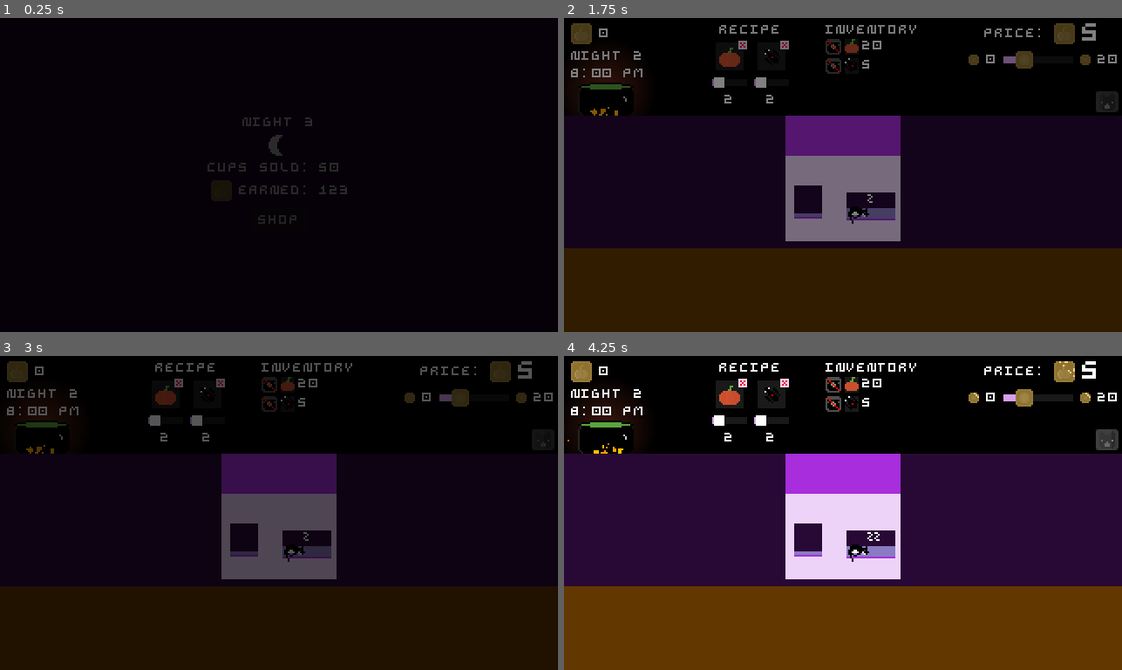
Above: before the commit, frames 1-4 (two rows, left to right).
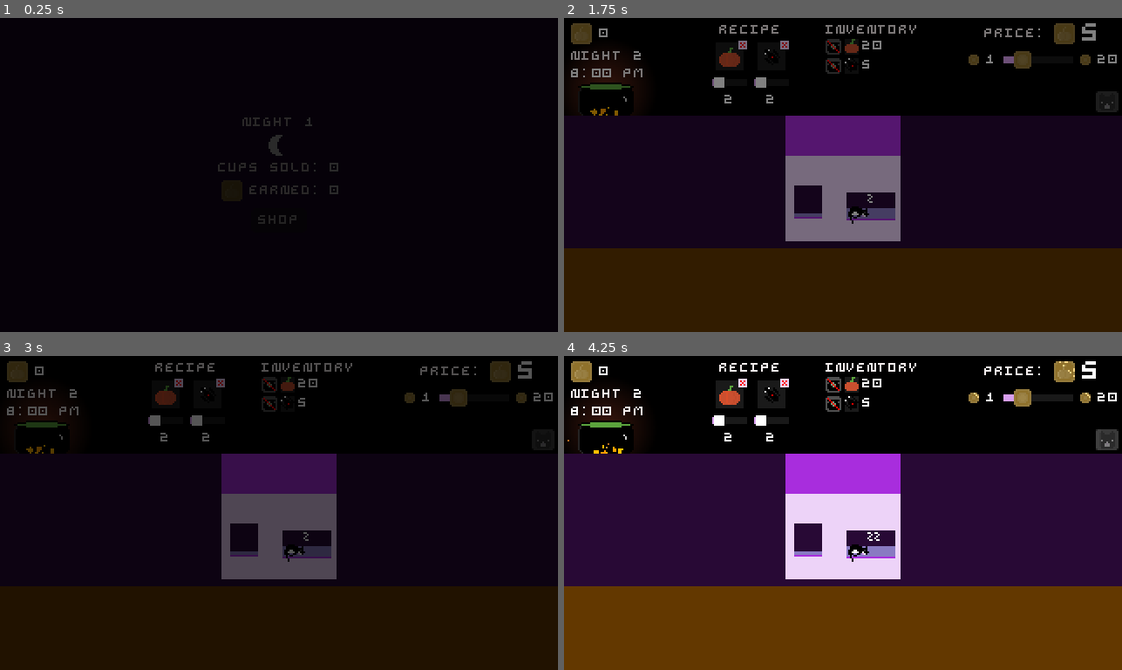
Above: after the commit, the same moments.

Repository: ehj37/Godot-Wild-Jam-92
Game: Godot game, scene res://scenes/night_transition_screen/night_transition_screen.tscn
Same seed, same stepped clock (60 frames per second), same inputs: the game is played once before the commit and once after it. This scene is started directly instead of the project's main scene. Sound files missing from this copy of the repository are replaced by a short silence.
Inputs (mouse positions are in pixels of both pictures, inside the frame that each line leads up to):
- Up to frame 1 (0.25 s): no input
- Up to frame 2 (1.75 s): click "SHOP" at 0.5 s; click "START NIGHT" at 1.25 s
- Up to frame 3 (3 s): move the mouse to (401, 497) at 2.02 s; click (401, 497) at 2.17 s; move the mouse to (167, 528) at 2.77 s; click (167, 528) at 2.92 s
- Up to frame 4 (4.25 s): move the mouse to (898, 443) at 3.52 s; click (898, 443) at 3.67 s

The runs differ from the first frame. In frame 1, 0.4% of the frame differs, in the area x 37-63%, y 31-57%; in frame 2, less than 0.1%; in frame 3, less than 0.1%; in frame 4, less than 0.1%.
Error in both runs: Assertion failed: Attempting to cancel song that's not playing (res://scripts/music_manager.gd:32)

Commit message:
Set up stats manager, fix cat coin fetching, don't update cat manager times when paused, set min price of 1

Diff:
--- a/project.godot
+++ b/project.godot
@@ -30,6 +30,7 @@
 SoundEffectManager="*uid://deybvy54ns6fy"
 MusicManager="*uid://4ks10nk3lyv"
 CatManager="*uid://b77mhf1fc42up"
+StatsManager="*uid://n4oixbs8oh52"
 
 [debug]
 
--- a/scenes/activity_log_widget/activity_log_widget.gd
+++ b/scenes/activity_log_widget/activity_log_widget.gd
@@ -16,13 +16,12 @@
 
 
 func _ready() -> void:
-	InventoryManager.coins_changed.connect(_on_coins_changed)
+	InventoryManager.order_fulfilled.connect(_on_order_fulfilled)
 	CatManager.resource_fetched.connect(_on_resource_fetched)
 
 
-func _on_coins_changed(_amount: int, delta: int) -> void:
-	if delta > 0:
-		_add_customer_purchase_entry(delta)
+func _on_order_fulfilled(price: int) -> void:
+	_add_customer_purchase_entry(price)
 
 
 func _add_customer_purchase_entry(amount: int) -> void:
--- a/scenes/cat/cat_widget.gd
+++ b/scenes/cat/cat_widget.gd
@@ -31,5 +31,5 @@
 
 
 func _on_fetch_coin_button_pressed() -> void:
-	CatManager.fetch(CatManager.Fetchable.PUMPKIN)
+	CatManager.fetch(CatManager.Fetchable.COIN)
 	_hide()
--- a/scenes/cauldron/fire_particles.gd
+++ b/scenes/cauldron/fire_particles.gd
@@ -17,7 +17,7 @@
 	InventoryManager.order_fulfilled.connect(_on_order_fulfilled)
 
 
-func _on_order_fulfilled() -> void:
+func _on_order_fulfilled(_price: int) -> void:
 	_decay_timer.start()
 
 	_back_particles.amount_ratio = min(_back_particles.amount_ratio + RATIO_GROW_AMOUNT, 1.0)
--- a/scenes/night_transition_screen/night_transition_screen.gd
+++ b/scenes/night_transition_screen/night_transition_screen.gd
@@ -2,18 +2,33 @@
 
 extends Control
 
-@onready var previous_night_summary: CenterContainer = $PreviousNightSummary
-@onready var shop: CenterContainer = $Shop
+@onready var _previous_night_summary: CenterContainer = $PreviousNightSummary
+@onready var _night_number_label: Label = get_node(
+	"PreviousNightSummary/VBoxContainer/NightDescriptorContainer/NightNumberLabel"
+)
+@onready var _cups_sold_quantity_label: Label = get_node(
+	"PreviousNightSummary/VBoxContainer/StatsContainer/Quantities/CupsSoldLabel"
+)
+@onready var _coins_earned_quantity_label: Label = get_node(
+	"PreviousNightSummary/VBoxContainer/StatsContainer/Quantities/CoinsEarnedLabel"
+)
+@onready var _shop: CenterContainer = $Shop
 
 
 func _ready() -> void:
-	previous_night_summary.visible = true
-	shop.visible = false
+	var night_number: int = TimeManager.get_night_number()
+	_night_number_label.text = "NIGHT " + str(night_number)
+	var night_stats: StatsManager.NightStats = StatsManager.get_night_stats(night_number)
+	_cups_sold_quantity_label.text = str(night_stats.cups_sold)
+	_coins_earned_quantity_label.text = str(night_stats.coins_earned)
+
+	_previous_night_summary.visible = true
+	_shop.visible = false
 
 
 func _on_shop_button_pressed() -> void:
-	previous_night_summary.visible = false
-	shop.visible = true
+	_previous_night_summary.visible = false
+	_shop.visible = true
 
 
 func _on_start_night_button_pressed() -> void:
--- a/scenes/price_widget/price_widget.tscn
+++ b/scenes/price_widget/price_widget.tscn
@@ -43,14 +43,16 @@
 
 [node name="MinPriceLabel" type="Label" parent="VBoxContainer/PriceSliderContainer/MinPriceContainer" unique_id=495350853]
 layout_mode = 2
-text = "0"
+text = "1"
 
 [node name="PriceSlider" type="HSlider" parent="VBoxContainer/PriceSliderContainer" unique_id=1361338068]
 custom_minimum_size = Vector2(40, 6)
 layout_mode = 2
 theme_override_icons/grabber = ExtResource("5_as5tn")
 theme_override_icons/grabber_highlight = ExtResource("6_sii7i")
+min_value = 1.0
 max_value = 20.0
+value = 1.0
 
 [node name="MaxPriceContainer" type="HBoxContainer" parent="VBoxContainer/PriceSliderContainer" unique_id=551970227]
 layout_mode = 2
--- a/scripts/cat_manager.gd
+++ b/scripts/cat_manager.gd
@@ -18,10 +18,10 @@
 const FETCHABLE_TO_MIN_FETCH_AMOUNT: Dictionary = {
 	Fetchable.PUMPKIN: 5,
 	Fetchable.SPIDER: 5,
+	Fetchable.COIN: 1,
 }
 const FETCHABLE_TO_MAX_FETCH_AMOUNT: Dictionary = {
-	Fetchable.PUMPKIN: 10,
-	Fetchable.SPIDER: 10,
+	Fetchable.PUMPKIN: 10, Fetchable.SPIDER: 10, Fetchable.COIN: 20
 }
 
 # TODO: May want to set to false to start when I have a main menu
@@ -57,7 +57,7 @@
 
 
 func _process(delta: float) -> void:
-	if _update_times:
+	if !get_tree().paused && _update_times:
 		if _current_charge_time < RECHARGE_TIME:
 			_current_charge_time = min(_current_charge_time + delta, RECHARGE_TIME)
 			charge_changed.emit(_current_charge_time)
--- a/scripts/inventory_manager.gd
+++ b/scripts/inventory_manager.gd
@@ -1,6 +1,6 @@
 extends Node
 
-signal order_fulfilled
+signal order_fulfilled(price: int)
 signal coins_changed(new_amount: int, delta: int)
 signal ingredient_changed(ingredient: RecipeManager.Ingredient, new_amount: int, delta: int)
 
@@ -53,13 +53,14 @@
 
 
 func update_from_order() -> void:
-	change_coins(PriceManager.current_price)
+	var current_price: int = PriceManager.current_price
+	change_coins(current_price)
 
 	for ingredient: RecipeManager.Ingredient in RecipeManager.Ingredient.values():
 		var amount: int = RecipeManager.get_required_amount_for(ingredient)
 		change_ingredient_count(ingredient, -amount)
 
-	order_fulfilled.emit()
+	order_fulfilled.emit(current_price)
 
 
 func get_coins() -> int:
--- /dev/null
+++ b/scripts/stats_manager.gd
@@ -0,0 +1,36 @@
+extends Node
+
+
+class NightStats:
+	var cups_sold: int = 0
+	var coins_earned: int = 0
+	var successful_fetches: int = 0
+
+
+var _night_number_to_stats: Dictionary = {}
+
+
+func get_night_stats(night_number: int) -> NightStats:
+	if _night_number_to_stats.has(night_number):
+		return _night_number_to_stats.get(night_number)
+
+	var new_night_stats: NightStats = NightStats.new()
+	_night_number_to_stats[night_number] = new_night_stats
+	return new_night_stats
+
+
+func _ready() -> void:
+	InventoryManager.order_fulfilled.connect(_on_order_fulfilled)
+	CatManager.resource_fetched.connect(_on_resource_fetched)
+
+
+func _on_order_fulfilled(price: int) -> void:
+	var night_stats: NightStats = get_night_stats(TimeManager.get_night_number())
+	night_stats.coins_earned += price
+	night_stats.cups_sold += 1
+
+
+func _on_resource_fetched(fetchable: CatManager.Fetchable, amount: int) -> void:
+	if fetchable == CatManager.Fetchable.COIN:
+		var night_stats: NightStats = get_night_stats(TimeManager.get_night_number())
+		night_stats.coins_earned += amount
Not shown, added: scripts/stats_manager.gd.uid
